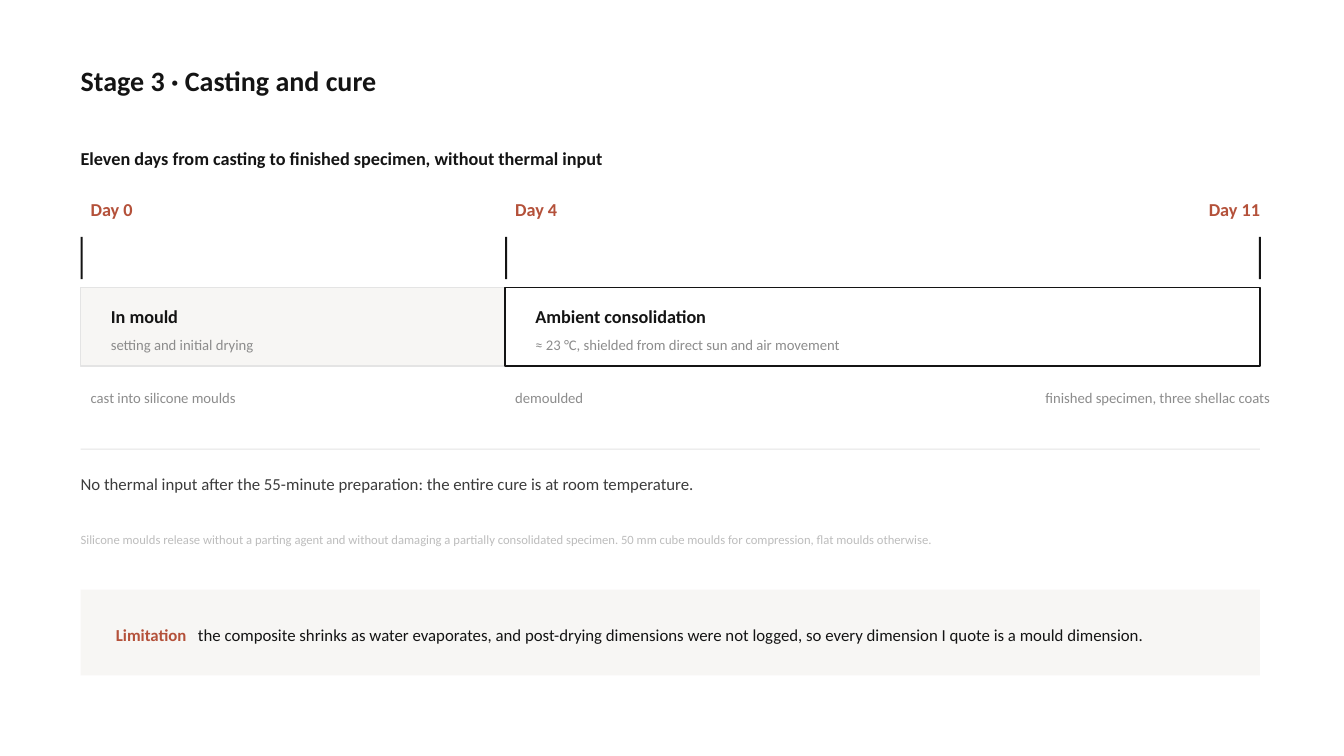
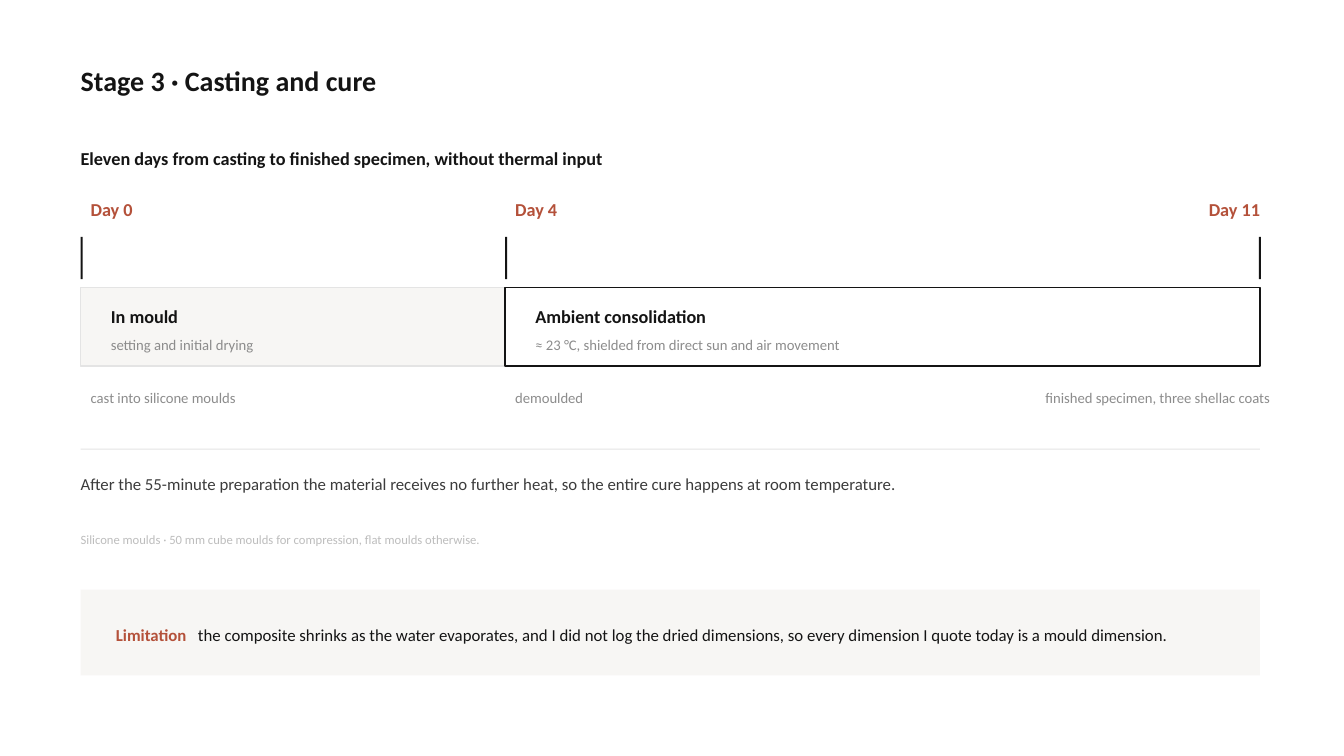
Before and after one commit to bunal91/sanat-ve-mekan, a slide deck: slide 12 of konferans-bildirisi/06-sunum/ICSMMEP26_Presentation_Unal.pptx (slide 13 before the commit). Drawn at 1344x756 pixels with LibreOffice and Linux fonts; fonts in the diff are those of the drawing. Boxes give left, top, right and bottom in pixels: in the first picture for what was removed or moved away, otherwise in the second. Text is boxed around its words. In the diff, an @@ line names an element or a change of style, - is before the commit and + after.

```diff
--- a/konferans-bildirisi/06-sunum/ICSMMEP26_Presentation_Unal.pptx
+++ b/konferans-bildirisi/06-sunum/ICSMMEP26_Presentation_Unal.pptx
@@ text at (81, 478, 895, 493): text changed @@
-No thermal input after the 55-minute preparation: the entire cure is at room temperature.
+After the 55-minute preparation the material receives no further heat, so the entire cure happens at room temperature.
@@ text at (81, 535, 480, 546): text changed @@
-Silicone moulds release without a parting agent and without damaging a partially consolidated specimen. 50 mm cube moulds for compression, flat moulds otherwise.
+Silicone moulds · 50 mm cube moulds for compression, flat moulds otherwise.
@@ text at (116, 629, 1166, 644): text changed @@
-Limitation the composite shrinks as water evaporates, and post-drying dimensions were not logged, so every dimension I quote is a mould dimension.
+Limitation the composite shrinks as the water evaporates, and I did not log the dried dimensions, so every dimension I quote today is a mould dimension.
```
Also in this commit, not shown: 23 other slides changed, 1 slide removed, 5 other files.
